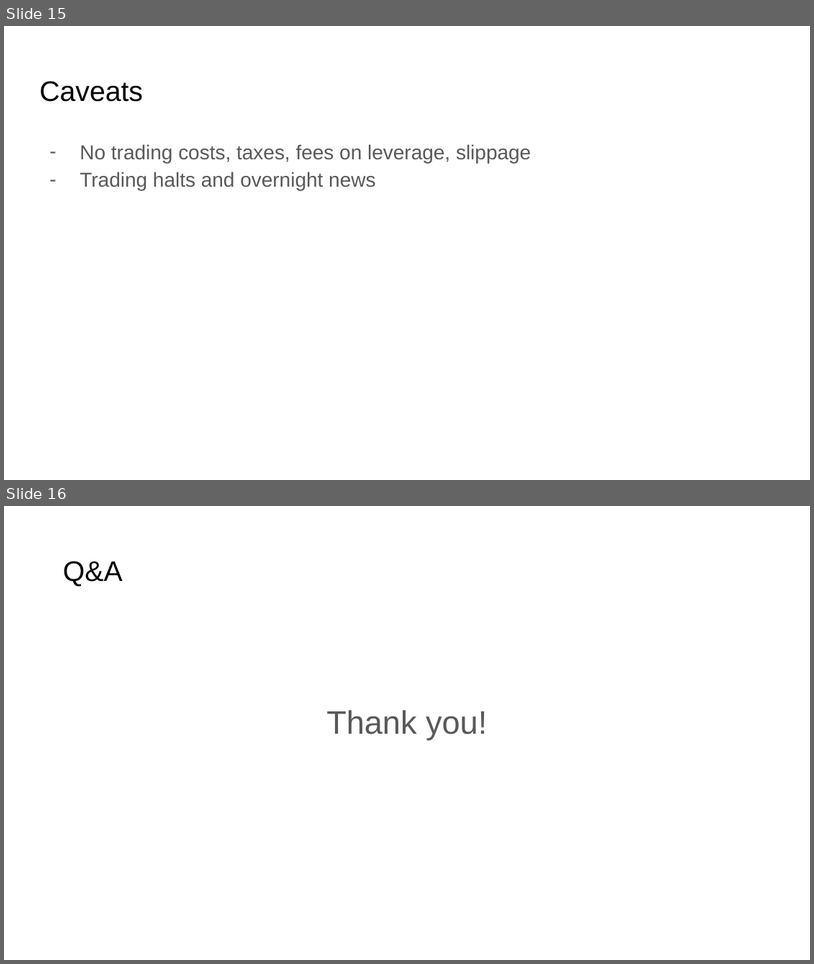
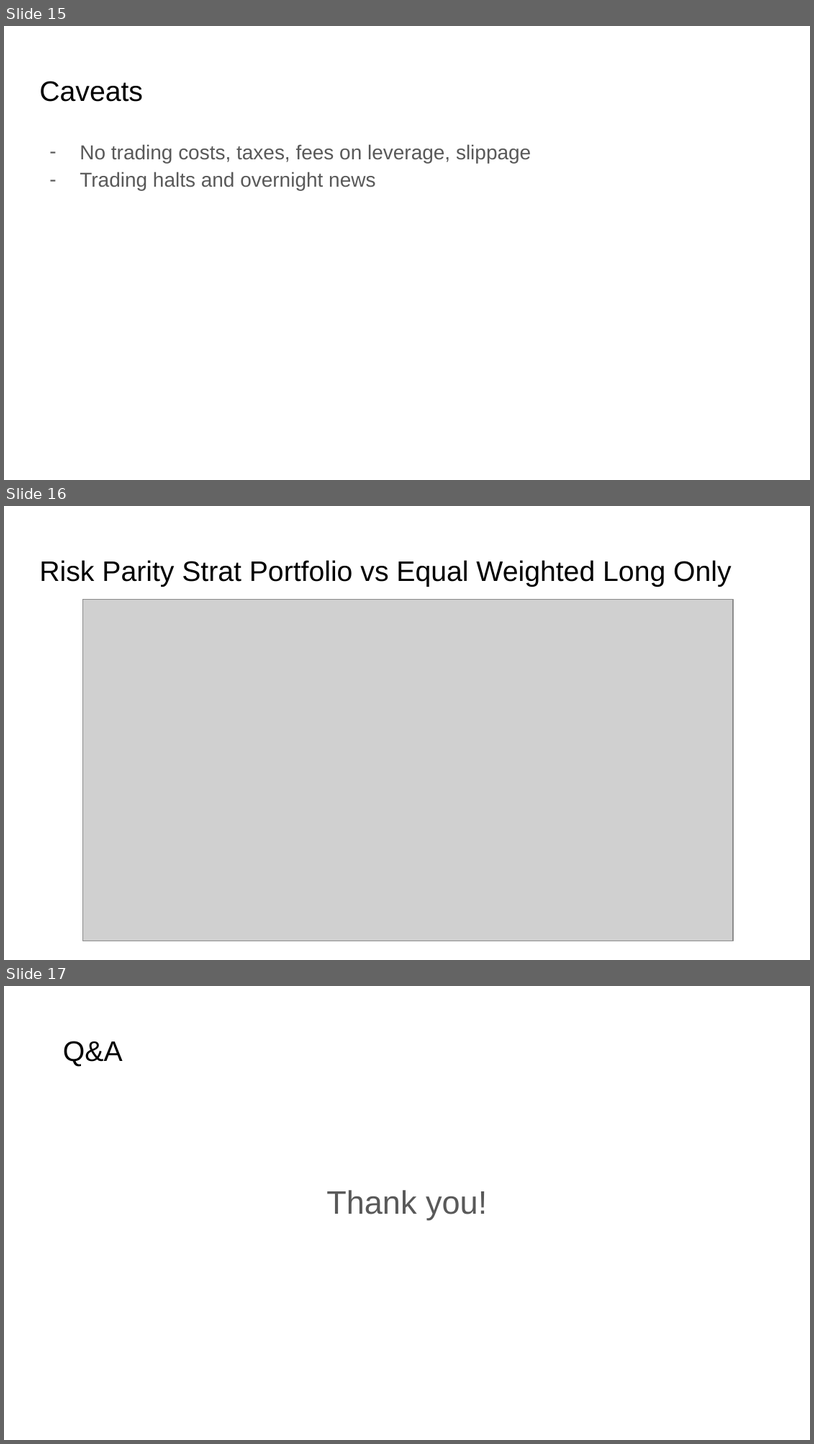
Before and after one commit to vweinblatt123/CF-Project2, a slide deck: CF-Project2.pptx. Shown one above the other, each under a label of ours: slides 15 and 16 before the commit, slides 15, 16 and 17 after it. The pictures are 814x964 and 814x1444 pixels, drawn with LibreOffice and Linux fonts; fonts in the diff are those of the drawing; grey boxes stand for pictures. Boxes give left, top, right and bottom in pixels: in the first picture for what was removed or moved away, otherwise in the second. Text is boxed around its words. In the diff, an @@ line names an element or a change of style, - is before the commit and + after.

```diff
--- a/CF-Project2.pptx
+++ b/CF-Project2.pptx
@@ slide 16 added at [4,506,810,960], background #FFFFFF @@
@@ title added at [39,560,732,587], 25.2 pt, text #000000 @@
+Risk Parity Strat Portfolio vs Equal Weighted Long Only
@@ picture added at [83,600,734,941] @@
@@ what was slide 16 is now slide 17 @@
```
Also in this commit, not shown: 5 slides changed, 2 other files.
